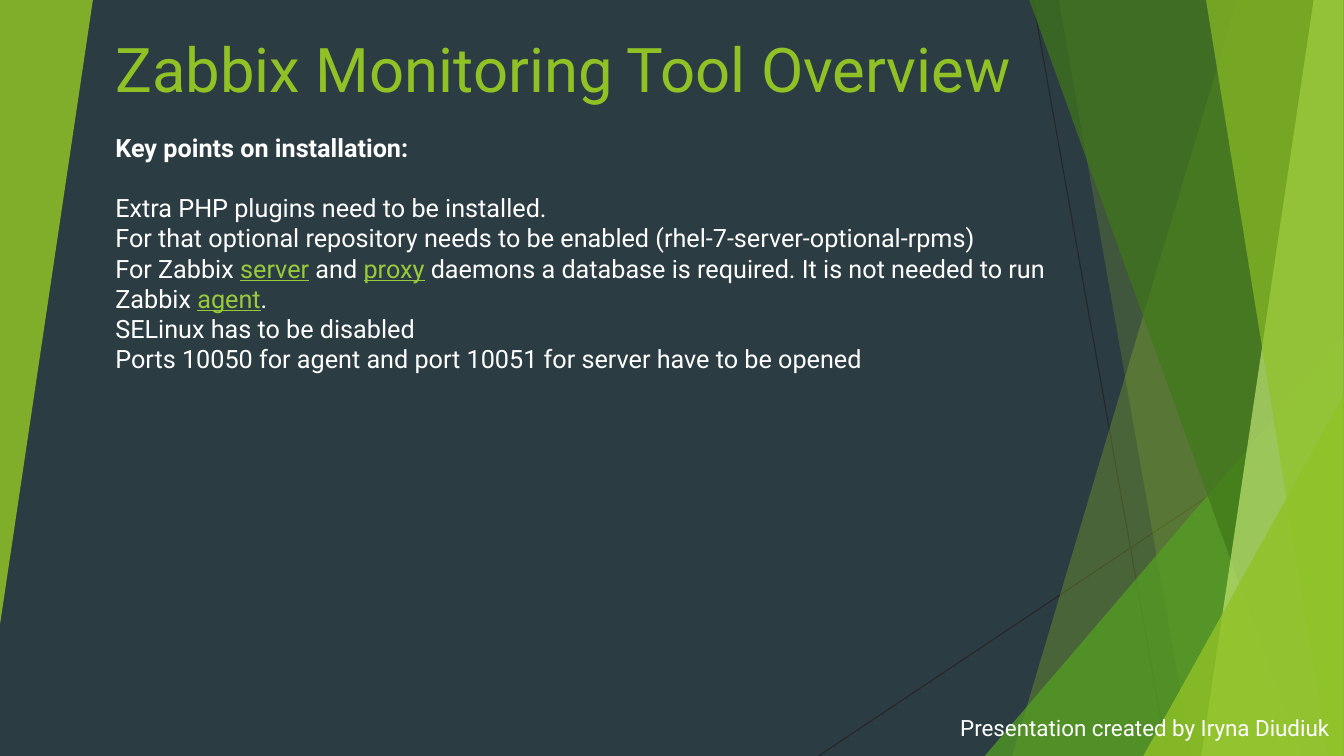
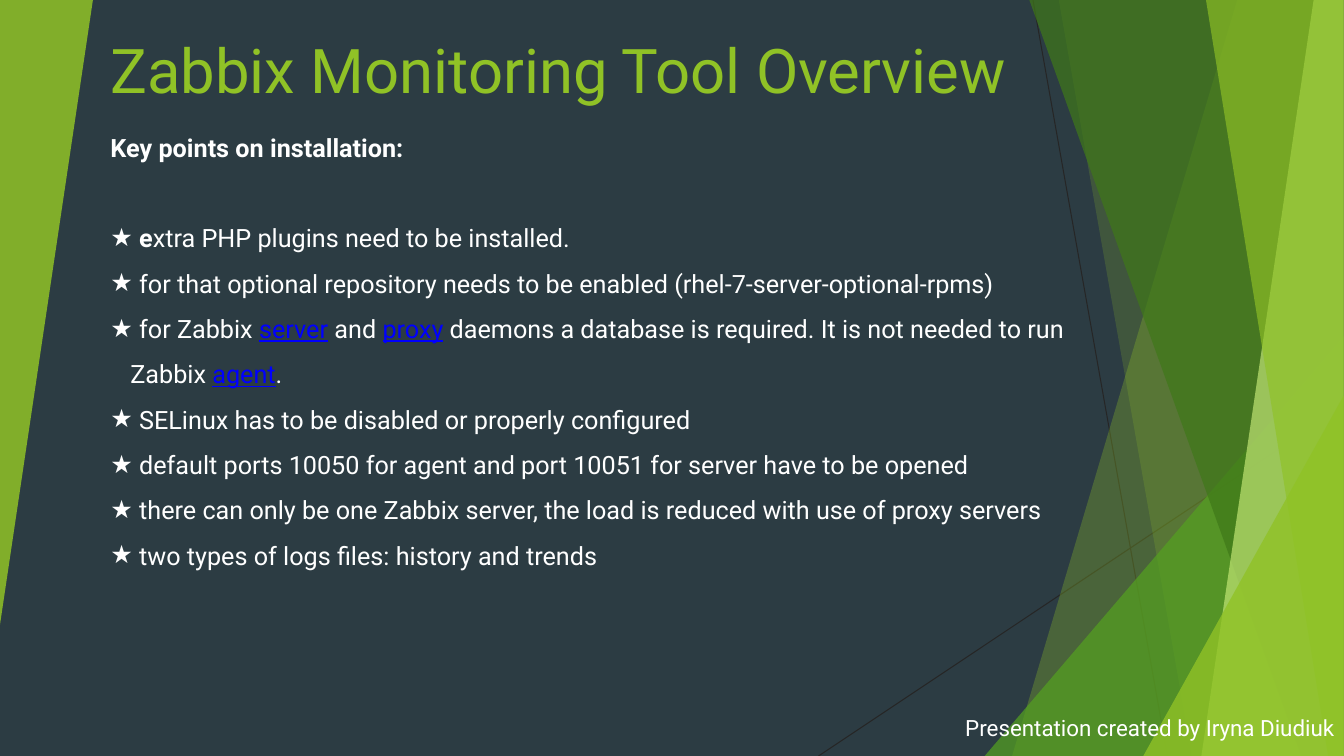
Before and after one commit to irynadiudiuk/Dev_Ops_Mentorship_Program, a slide deck: slide 10 of Logging_and_Monitoring.pptx. Drawn at 1344x756 pixels with LibreOffice and Linux fonts; fonts in the diff are those of the drawing. Boxes give left, top, right and bottom in pixels: in the first picture for what was removed or moved away, otherwise in the second. Text is boxed around its words. In the diff, an @@ line names an element or a change of style, - is before the commit and + after.

```diff
--- a/Logging_and_Monitoring.pptx
+++ b/Logging_and_Monitoring.pptx
@@ title "Zabbix Monitoring Tool Overview" moved from (x1=116, y1=46, x2=1011, y2=105) to (x1=110, y1=47, x2=1006, y2=106) @@
@@ text at (x1=130, y1=228, x2=1063, y2=525): text changed @@
-Extra PHP plugins need to be installed.
-For that optional repository needs to be enabled (rhel-7-server-optional-rpms)
-For Zabbix server and proxy daemons a database is required. It is not needed to run Zabbix agent.
-SELinux has to be disabled
-Ports 10050 for agent and port 10051 for server have to be opened
+★ extra PHP plugins need to be installed.
+★ for that optional repository needs to be enabled (rhel-7-server-optional-rpms)
+★ for Zabbix server and proxy daemons a database is required. It is not needed to run Zabbix agent.
+★ SELinux has to be disabled or properly configured
+★ default ports 10050 for agent and port 10051 for server have to be opened
+★ there can only be one Zabbix server, the load is reduced with use of proxy servers
+★ two types of logs files: history and trends
@@ triangle removed at (x1=985, y1=336, x2=1344, y2=756) @@
@@ freeform shape added at (x1=985, y1=336, x2=1344, y2=756), fill #54A021 at 72% opacity @@
@@ triangle removed at (x1=1143, y1=396, x2=1344, y2=756) @@
@@ freeform shape added at (x1=1143, y1=396, x2=1344, y2=756), fill #90C226 at 80% opacity @@
@@ subtitle "Presentation created by Iryna Diudiuk" moved from (x1=960, y1=715, x2=1329, y2=742) to (x1=965, y1=715, x2=1334, y2=742) @@
```
Also in this commit, not shown: 15 other slides changed, 1 slide removed.
